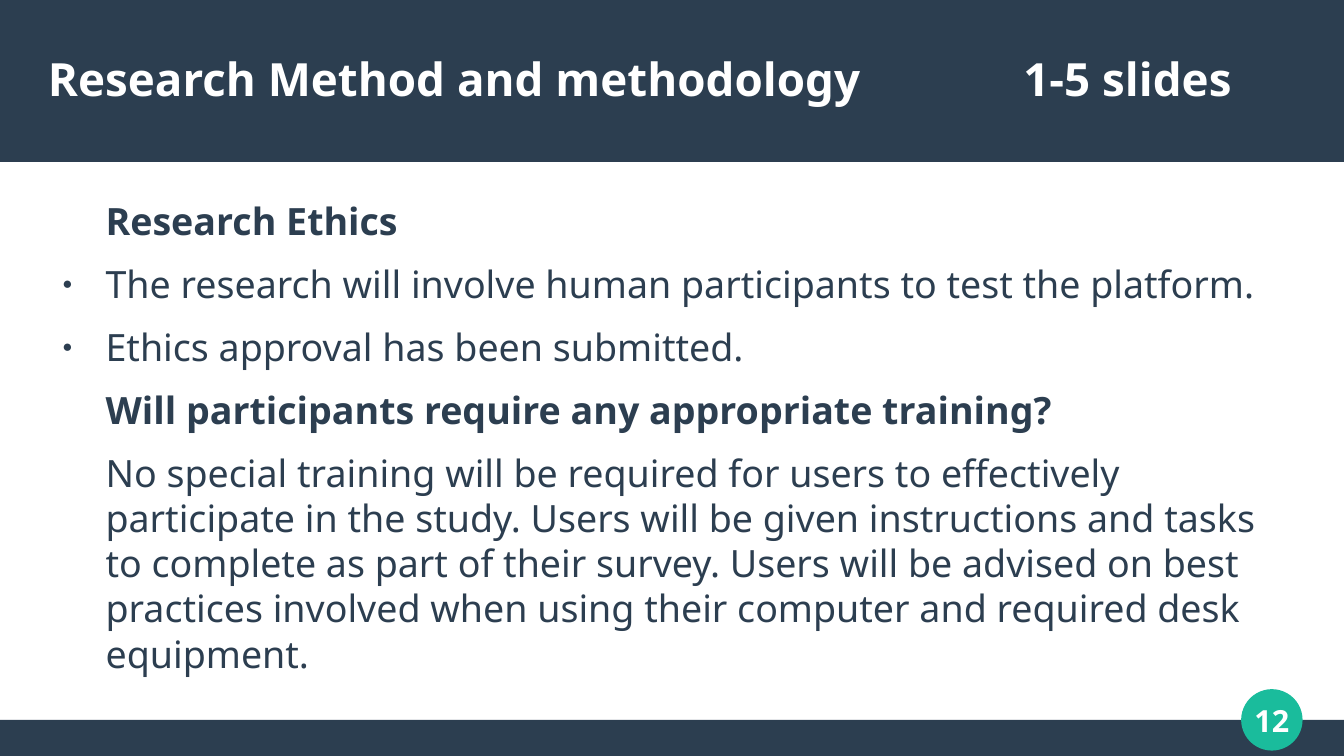
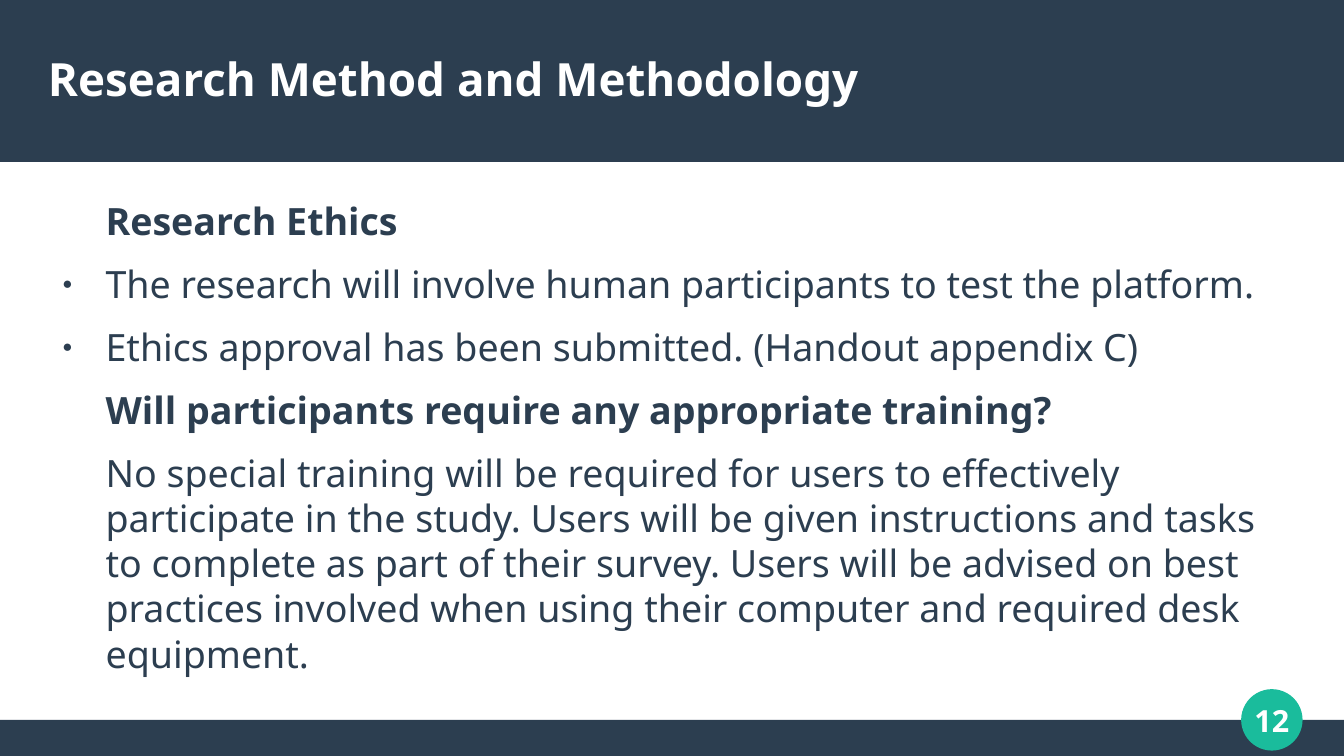
Before and after one commit to dannydaley/myUniSocial, a slide deck: slide 12 of Documentation/COMP320 PRESENTATION.odp. Drawn at 1344x756 pixels with LibreOffice and Linux fonts; fonts in the diff are those of the drawing. Boxes give left, top, right and bottom in pixels: in the first picture for what was removed or moved away, otherwise in the second. Text is boxed around its words. In the diff, an @@ line names an element or a change of style, - is before the commit and + after.

```diff
--- a/Documentation/COMP320 PRESENTATION.odp
+++ b/Documentation/COMP320 PRESENTATION.odp
@@ title at bbox=[48, 61, 858, 107]: text changed @@
-Research Method and methodology 1-5 slides
+Research Method and Methodology
@@ text at bbox=[106, 332, 1138, 370]: text changed @@
-● Ethics approval has been submitted.
+● Ethics approval has been submitted. (Handout appendix C)
```
Also in this commit, not shown: 16 other slides changed, 2 other files.
